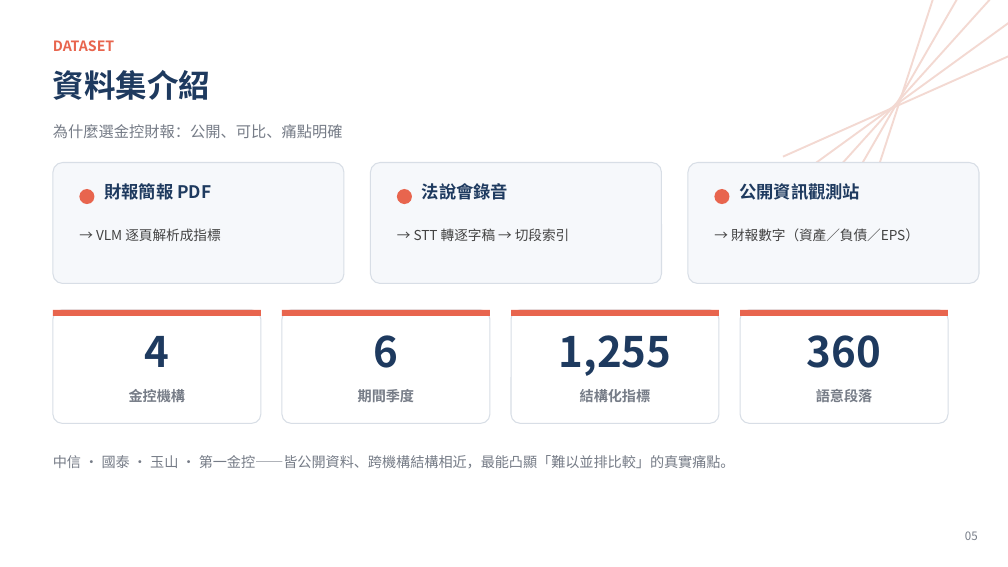
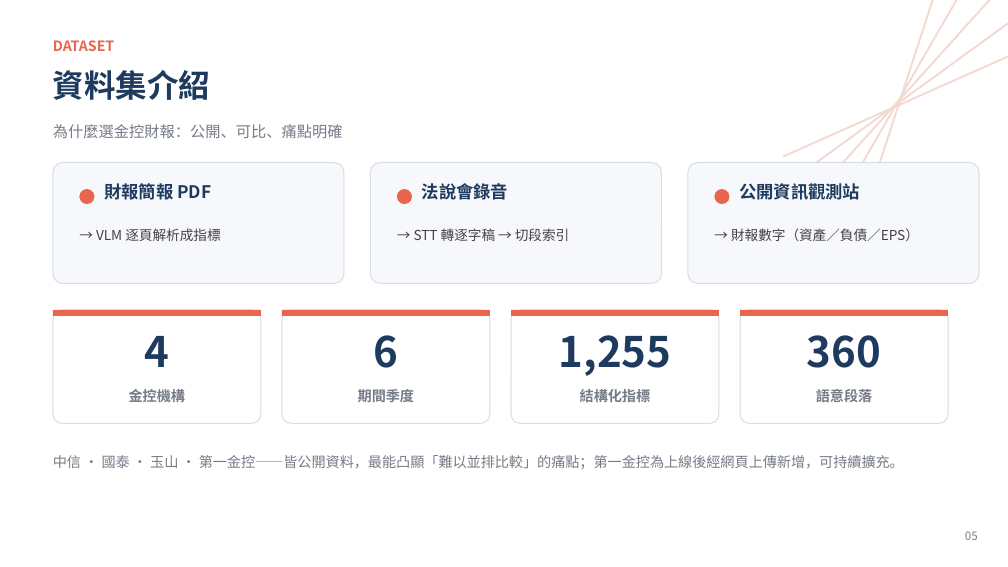
Before and after one commit to WangChiaChen/hybrid-rag-project, a slide deck: slide 5 of 比賽簡報_升級版.pptx. Drawn at 1008x567 pixels with LibreOffice and Linux fonts; fonts in the diff are those of the drawing. Boxes give left, top, right and bottom in pixels: in the first picture for what was removed or moved away, otherwise in the second. Text is boxed around its words. In the diff, an @@ line names an element or a change of style, - is before the commit and + after.

```diff
--- a/比賽簡報_升級版.pptx
+++ b/比賽簡報_升級版.pptx
@@ text at [53,455,904,469]: text changed @@
-中信 · 國泰 · 玉山 · 第一金控——皆公開資料、跨機構結構相近，最能凸顯「難以並排比較」的真實痛點。
+中信 · 國泰 · 玉山 · 第一金控——皆公開資料，最能凸顯「難以並排比較」的痛點；第一金控為上線後經網頁上傳新增，可持續擴充。
```
Also in this commit, not shown: 2 other slides changed.
